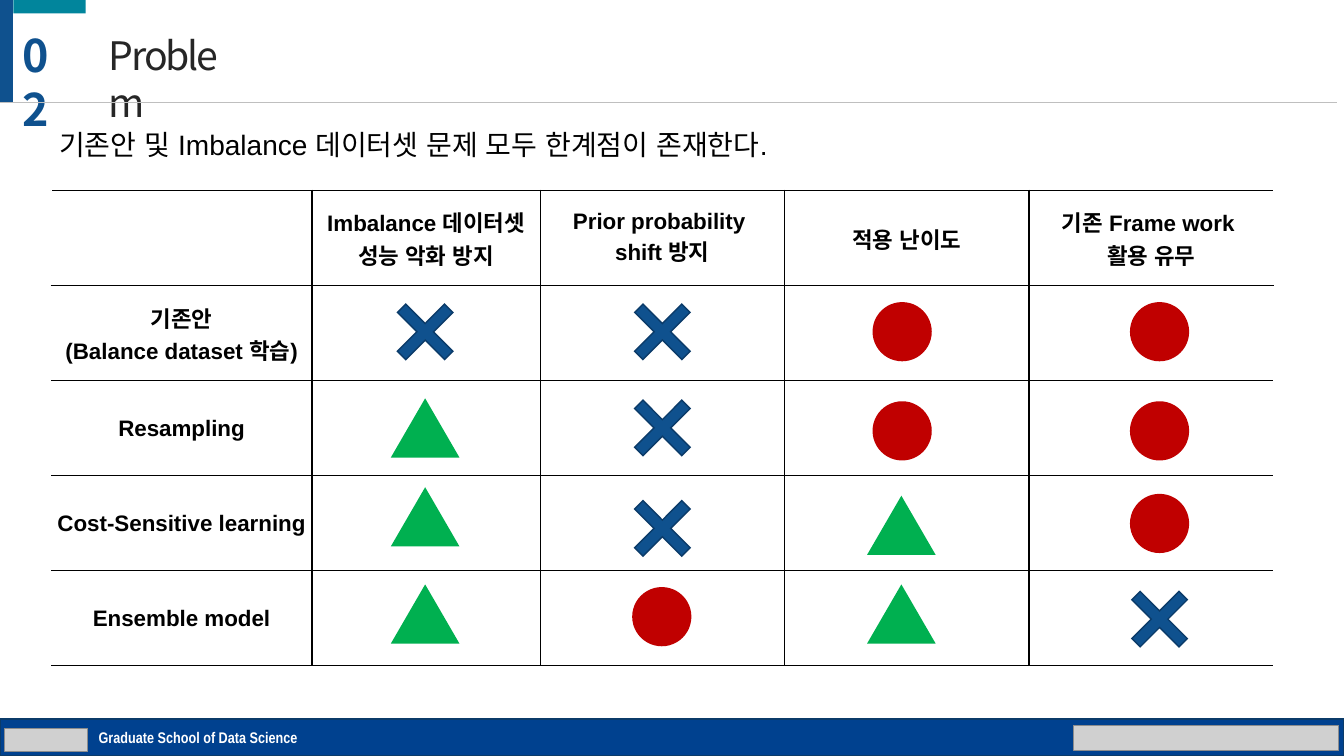
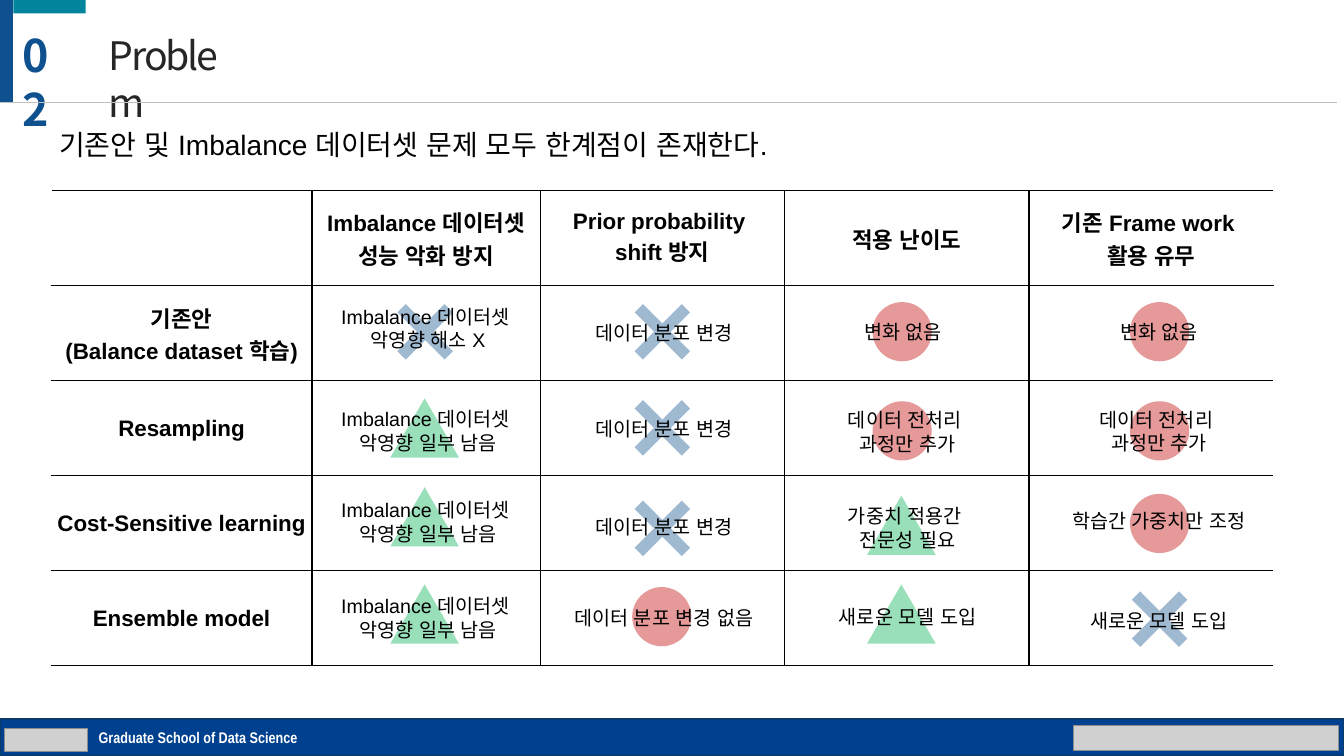
Before and after one commit to gusrn0505/TIL, a slide deck: slide 14 of 씨젠/발표 자료(다듬는 중).pptx. Drawn at 1344x756 pixels with LibreOffice and Linux fonts; fonts in the diff are those of the drawing; grey boxes stand for pictures. Boxes give left, top, right and bottom in pixels: in the first picture for what was removed or moved away, otherwise in the second. Text is boxed around its words. In the diff, an @@ line names an element or a change of style, - is before the commit and + after.

```diff
--- a/씨젠/발표 자료(다듬는 중).pptx
+++ b/씨젠/발표 자료(다듬는 중).pptx
@@ text added at (341, 304, 509, 353), 14 pt, text #000000 @@
+Imbalance 데이터셋
+악영향 해소 X
@@ text added at (595, 320, 732, 346), 14 pt, text #000000 @@
+데이터 분포 변경
@@ text added at (864, 319, 942, 345), 14 pt, text #000000 @@
+변화 없음
@@ text added at (1120, 319, 1198, 345), 14 pt, text #000000 @@
+변화 없음
@@ text added at (341, 409, 509, 455), 14 pt, text #000000 @@
+Imbalance 데이터셋
+악영향 일부 남음
@@ text added at (595, 416, 732, 442), 14 pt, text #000000 @@
+데이터 분포 변경
@@ text added at (848, 407, 962, 457), 14 pt, text #000000 @@
+데이터 전처리
+과정만 추가
@@ text added at (1099, 407, 1213, 456), 14 pt, text #000000 @@
+데이터 전처리
+과정만 추가
@@ text added at (341, 500, 509, 547), 14 pt, text #000000 @@
+Imbalance 데이터셋
+악영향 일부 남음
@@ text added at (848, 503, 962, 553), 14 pt, text #000000 @@
+가중치 적용간
+전문성 필요
@@ text added at (1072, 507, 1245, 533), 14 pt, text #000000 @@
+학습간 가중치만 조정
@@ text added at (595, 513, 732, 539), 14 pt, text #000000 @@
+데이터 분포 변경
@@ text added at (341, 596, 509, 642), 14 pt, text #000000 @@
+Imbalance 데이터셋
+악영향 일부 남음
@@ fill #00B050 to #00B050 at 40% opacity in 5 elements at (867, 585, 936, 644), (867, 496, 936, 556), (390, 398, 459, 458), (390, 487, 459, 546), (390, 585, 459, 644) @@
@@ fill #C00000 to #C00000 at 40% opacity in 6 elements at (873, 302, 933, 362), (1130, 302, 1190, 362), (1130, 401, 1190, 461), (1130, 494, 1190, 554), (873, 401, 933, 461), (632, 587, 692, 646) @@
@@ fill #0F518E to #0F518E at 40% opacity; outline #0B3C69 1 pt to none in 5 elements at (378, 285, 473, 379), (615, 285, 709, 379), (615, 380, 709, 475), (615, 481, 709, 575), (1112, 572, 1207, 666) @@
@@ text added at (574, 604, 753, 630), 14 pt, text #000000 @@
+데이터 분포 변경 없음
@@ text added at (839, 604, 976, 630), 14 pt, text #000000 @@
+새로운 모델 도입
@@ text added at (1090, 607, 1227, 633), 14 pt, text #000000 @@
+새로운 모델 도입
```
Also in this commit, not shown: 9 other slides changed, 2 slides added, 3 slides removed, 1 other file.
